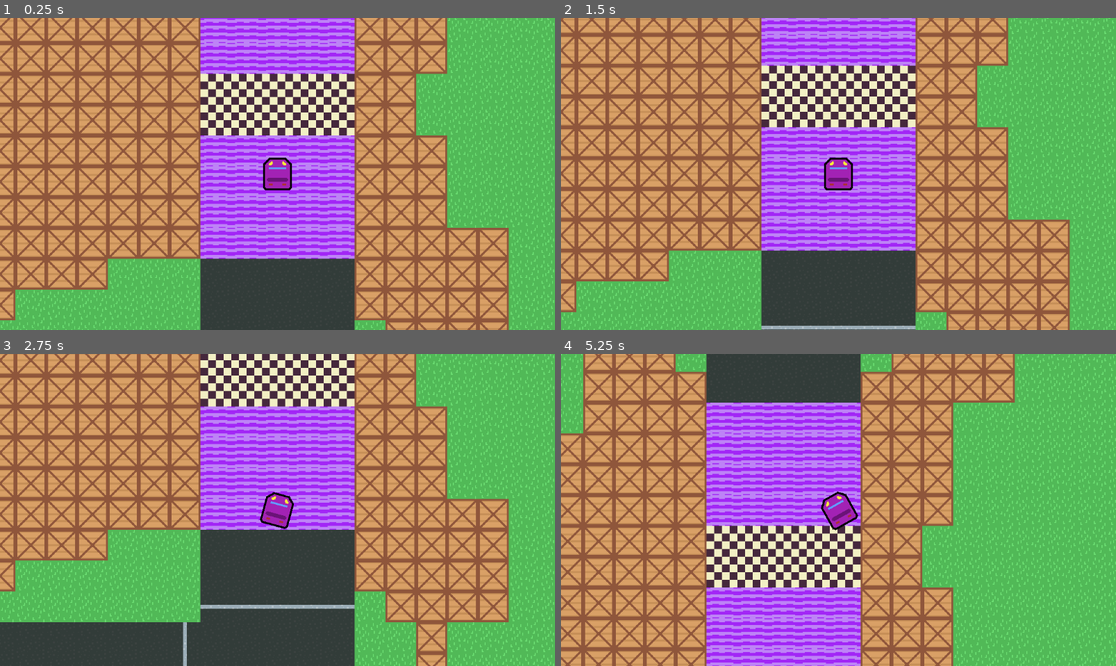
Above: before the commit, frames 1-4 (two rows, left to right).
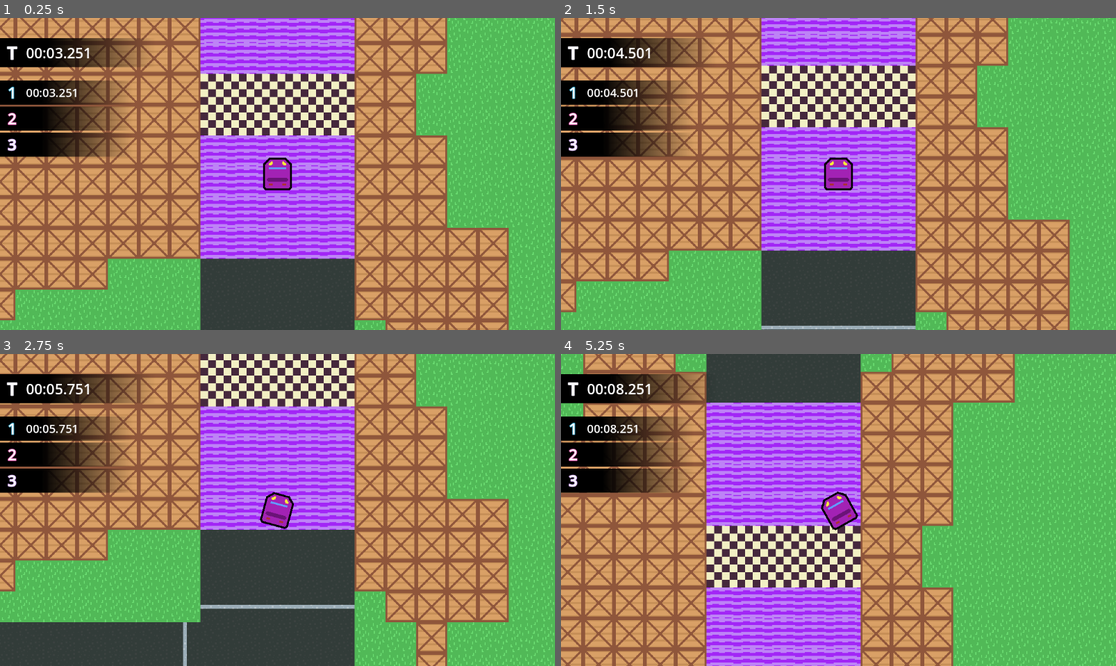
Above: after the commit, the same moments.

Repository: NicoheroesDX/tracer
Game: Godot game, scene res://src/track/Track.tscn
Two runs of this game, one before a commit and one after it. Both use one fixed random seed, a clock stepped at 60 frames per second and the inputs below.
Inputs:
- Up to frame 1 (0.25 s): no input
- Up to frame 2 (1.5 s): hold D (car_steer_right) 0.53-1.28 s; tap Enter at 1.25 s; hold S (car_reverse) from 1.28 s (still down)
- Up to frame 3 (2.75 s): release S (car_reverse) at 2.03 s; hold D (car_steer_right) from 2.03 s (still down)
- Up to frame 4 (5.25 s): release D (car_steer_right) at 2.78 s; hold W (car_accelerate) 2.78-3.53 s; hold A (car_steer_left) 3.53-5.03 s; hold S (car_reverse) from 5.03 s (still down)

The runs differ from the first frame. In frame 1, 7.4% of the frame differs, in the area x 0-26%, y 6-45%; in frame 2, 7.4%; in frame 3, 7.4%; in frame 4, 7.5%.

Commit message:
Added time tracking

Diff:
--- /dev/null
+++ b/src/gui/driving/DrivingInterface.tscn
@@ -0,0 +1,183 @@
+[gd_scene load_steps=4 format=3 uid="uid://cquisj7vtrreh"]
+
+[ext_resource type="Script" uid="uid://by1rr6kulop7p" path="res://src/gui/driving/drivingInterface.gd" id="1_inayc"]
+
+[sub_resource type="Gradient" id="Gradient_47t6m"]
+offsets = PackedFloat32Array(0.285124, 0.92562)
+colors = PackedColorArray(0, 0, 0, 1, 0, 0, 0, 0)
+
+[sub_resource type="GradientTexture1D" id="GradientTexture1D_inayc"]
+gradient = SubResource("Gradient_47t6m")
+
+[node name="DrivingInterface" type="CanvasLayer"]
+script = ExtResource("1_inayc")
+
+[node name="Grid" type="GridContainer" parent="."]
+anchors_preset = 8
+anchor_left = 0.5
+anchor_top = 0.5
+anchor_right = 0.5
+anchor_bottom = 0.5
+offset_left = -576.0
+offset_top = -282.0
+offset_right = 576.0
+offset_bottom = 282.0
+grow_horizontal = 2
+grow_vertical = 2
+size_flags_horizontal = 4
+columns = 2
+
+[node name="TopLeft" type="VBoxContainer" parent="Grid"]
+custom_minimum_size = Vector2(500, 280)
+layout_mode = 2
+size_flags_horizontal = 0
+
+[node name="TimeContainer" type="CenterContainer" parent="Grid/TopLeft"]
+unique_name_in_owner = true
+layout_mode = 2
+size_flags_horizontal = 0
+
+[node name="TimeMargin" type="MarginContainer" parent="Grid/TopLeft/TimeContainer"]
+layout_mode = 2
+theme_override_constants/margin_top = 0
+theme_override_constants/margin_bottom = 24
+
+[node name="TimeRect" type="TextureRect" parent="Grid/TopLeft/TimeContainer/TimeMargin"]
+custom_minimum_size = Vector2(350, 60)
+layout_mode = 2
+texture = SubResource("GradientTexture1D_inayc")
+
+[node name="TimeInformation" type="HBoxContainer" parent="Grid/TopLeft/TimeContainer/TimeMargin/TimeRect"]
+custom_minimum_size = Vector2(0, 60)
+layout_mode = 0
+offset_right = 262.0
+offset_bottom = 60.0
+
+[node name="TimeT" type="Label" parent="Grid/TopLeft/TimeContainer/TimeMargin/TimeRect/TimeInformation"]
+custom_minimum_size = Vector2(50, 0)
+layout_mode = 2
+theme_override_colors/font_outline_color = Color(0.911531, 0.901298, 0.943314, 1)
+theme_override_constants/paragraph_spacing = 0
+theme_override_constants/outline_size = 5
+theme_override_font_sizes/font_size = 36
+text = "T"
+horizontal_alignment = 1
+vertical_alignment = 1
+
+[node name="TimeCount" type="Label" parent="Grid/TopLeft/TimeContainer/TimeMargin/TimeRect/TimeInformation"]
+unique_name_in_owner = true
+layout_mode = 2
+theme_override_font_sizes/font_size = 30
+text = "0:00.000"
+vertical_alignment = 1
+
+[node name="Lap1Container" type="CenterContainer" parent="Grid/TopLeft"]
+unique_name_in_owner = true
+layout_mode = 2
+size_flags_horizontal = 0
+
+[node name="Lap1Rect" type="TextureRect" parent="Grid/TopLeft/Lap1Container"]
+custom_minimum_size = Vector2(300, 50)
+layout_mode = 2
+texture = SubResource("GradientTexture1D_inayc")
+
+[node name="Lap1Information" type="HBoxContainer" parent="Grid/TopLeft/Lap1Container/Lap1Rect"]
+custom_minimum_size = Vector2(0, 50)
+layout_mode = 0
+offset_right = 40.0
+offset_bottom = 40.0
+
+[node name="LapCount" type="Label" parent="Grid/TopLeft/Lap1Container/Lap1Rect/Lap1Information"]
+custom_minimum_size = Vector2(50, 0)
+layout_mode = 2
+theme_override_colors/font_outline_color = Color(0.152941, 0.619608, 0.776471, 1)
+theme_override_constants/paragraph_spacing = 0
+theme_override_constants/outline_size = 5
+theme_override_font_sizes/font_size = 32
+text = "1"
+horizontal_alignment = 1
+
+[node name="Lap1Time" type="Label" parent="Grid/TopLeft/Lap1Container/Lap1Rect/Lap1Information"]
+unique_name_in_owner = true
+layout_mode = 2
+theme_override_font_sizes/font_size = 24
+text = "0:00.000"
+vertical_alignment = 1
+
+[node name="Lap2Container" type="CenterContainer" parent="Grid/TopLeft"]
+unique_name_in_owner = true
+layout_mode = 2
+size_flags_horizontal = 0
+
+[node name="Lap2Rect" type="TextureRect" parent="Grid/TopLeft/Lap2Container"]
+custom_minimum_size = Vector2(300, 50)
+layout_mode = 2
+texture = SubResource("GradientTexture1D_inayc")
+
+[node name="Lap2Information" type="HBoxContainer" parent="Grid/TopLeft/Lap2Container/Lap2Rect"]
+custom_minimum_size = Vector2(0, 50)
+layout_mode = 0
+offset_right = 40.0
+offset_bottom = 40.0
+
+[node name="LapCount" type="Label" parent="Grid/TopLeft/Lap2Container/Lap2Rect/Lap2Information"]
+custom_minimum_size = Vector2(50, 0)
+layout_mode = 2
+theme_override_colors/font_outline_color = Color(0.862248, 0.340775, 0.668064, 1)
+theme_override_constants/paragraph_spacing = 0
+theme_override_constants/outline_size = 5
+theme_override_font_sizes/font_size = 32
+text = "2"
+horizontal_alignment = 1
+
+[node name="Lap2Time" type="Label" parent="Grid/TopLeft/Lap2Container/Lap2Rect/Lap2Information"]
+unique_name_in_owner = true
+layout_mode = 2
+theme_override_font_sizes/font_size = 24
+text = "0:00.000"
+vertical_alignment = 1
+
+[node name="Lap3Container" type="CenterContainer" parent="Grid/TopLeft"]
+unique_name_in_owner = true
+layout_mode = 2
+size_flags_horizontal = 0
+
+[node name="Lap3Rect" type="TextureRect" parent="Grid/TopLeft/Lap3Container"]
+custom_minimum_size = Vector2(300, 50)
+layout_mode = 2
+texture = SubResource("GradientTexture1D_inayc")
+
+[node name="Lap3Information" type="HBoxContainer" parent="Grid/TopLeft/Lap3Container/Lap3Rect"]
+custom_minimum_size = Vector2(0, 50)
+layout_mode = 0
+offset_right = 40.0
+offset_bottom = 40.0
+
+[node name="LapCount" type="Label" parent="Grid/TopLeft/Lap3Container/Lap3Rect/Lap3Information"]
+custom_minimum_size = Vector2(50, 0)
+layout_mode = 2
+theme_override_colors/font_outline_color = Color(0.80156, 0.643529, 0.938177, 1)
+theme_override_constants/paragraph_spacing = 0
+theme_override_constants/outline_size = 5
+theme_override_font_sizes/font_size = 32
+text = "3"
+horizontal_alignment = 1
+
+[node name="Lap3Time" type="Label" parent="Grid/TopLeft/Lap3Container/Lap3Rect/Lap3Information"]
+unique_name_in_owner = true
+layout_mode = 2
+theme_override_font_sizes/font_size = 24
+text = "0:00.000"
+vertical_alignment = 1
+
+[node name="TopRight" type="VBoxContainer" parent="Grid"]
+custom_minimum_size = Vector2(648, 280)
+layout_mode = 2
+
+[node name="BottomLeft" type="VBoxContainer" parent="Grid"]
+custom_minimum_size = Vector2(100, 280)
+layout_mode = 2
+
+[node name="BottomRight" type="VBoxContainer" parent="Grid"]
+custom_minimum_size = Vector2(648, 280)
+layout_mode = 2
--- /dev/null
+++ b/src/gui/driving/drivingInterface.gd
@@ -0,0 +1,63 @@
+class_name DrivingInterface;
+extends CanvasLayer;
+
+@onready var race_time: Label = %TimeCount;
+
+@onready var lap_1_time: Label = %Lap1Time;
+@onready var lap_2_time: Label = %Lap2Time;
+@onready var lap_3_time: Label = %Lap3Time;
+
+var is_race_frozen: bool = false;
+
+var is_lap_1_frozen: bool = false;
+var is_lap_2_frozen: bool = false;
+var is_lap_3_frozen: bool = false;
+
+func _ready() -> void:
+	lap_2_time.hide();
+	lap_3_time.hide();
+
+func update_race_time(text: String):
+	if not is_race_frozen:
+		race_time.text = text;
+
+func freeze_race_time(text: String):
+	is_race_frozen = true;
+
+func display_time(lap: int):
+	match (lap):
+		1:
+			lap_1_time.show();
+		2:
+			lap_2_time.show();
+		3:
+			lap_3_time.show();
+
+func update_time(lap: int, text: String):
+	match (lap):
+		1:
+			if not is_lap_1_frozen:
+				lap_1_time.text = text;
+		2:
+			if not is_lap_2_frozen:
+				lap_2_time.text = text;
+		3:
+			if not is_lap_3_frozen:
+				lap_3_time.text = text;
+
+func freeze_time(lap: int, text: String):
+	update_time(lap, text);
+	match (lap):
+		1:
+			is_lap_1_frozen = true;
+		2:
+			is_lap_2_frozen = true;
+		3:
+			is_lap_3_frozen = true;
+
+static func format_time(msec: int):
+	var minutes = msec / 60000
+	var seconds = (msec / 1000) % 60
+	var milliseconds = msec % 1000
+
+	return "%02d:%02d.%03d" % [minutes, seconds, milliseconds]
--- a/src/track/Track.tscn
+++ b/src/track/Track.tscn
@@ -6,6 +6,7 @@
 [ext_resource type="PackedScene" uid="uid://dn57rhp5dkkt8" path="res://src/track/mechanics/Checkpoint.tscn" id="4_eqjh1"]
 [ext_resource type="PackedScene" uid="uid://cp4j67ajkpxq6" path="res://src/car/trail/BoostArea.tscn" id="5_n2lqg"]
 [ext_resource type="PackedScene" uid="uid://dxf28h17xo3sj" path="res://src/car/Car.tscn" id="5_ydi2n"]
+[ext_resource type="PackedScene" uid="uid://cquisj7vtrreh" path="res://src/gui/driving/DrivingInterface.tscn" id="7_3twuj"]
 
 [sub_resource type="RectangleShape2D" id="RectangleShape2D_4g5kh"]
 size = Vector2(21, 366)
@@ -68,6 +69,8 @@
 z_index = 10
 position = Vector2(112, -24)
 
+[node name="DrivingInterface" parent="." instance=ExtResource("7_3twuj")]
+
 [connection signal="body_entered" from="ChargeZone" to="." method="_on_charge_zone_body_entered"]
 [connection signal="body_exited" from="ChargeZone" to="." method="_on_charge_zone_body_exited"]
 
--- a/src/track/track.gd
+++ b/src/track/track.gd
@@ -10,7 +10,13 @@
 @onready var trail_second: Trail = Trail.new();
 @onready var trail_boost_area: BoostArea = $BoostArea;
 
+@onready var gui: DrivingInterface = $DrivingInterface;
+
+var is_race_over: bool = false
+
 var current_lap: int = 1;
+var current_lap_start_msec: int = -1;
+var lap_times: Array[int] = [0, 0, 0]
 
 var checkpoint_amount = 0;
 var checkpoints_crossed = 0;
@@ -34,6 +40,7 @@
 
 func _process(delta: float) -> void:
 	update_camera_position();
+	update_lap_time();
 
 func _physics_process(delta: float) -> void:
 	player.is_in_boost_area = false;
@@ -43,6 +50,16 @@
 			if (body.get_groups().has("player")):
 				player.is_in_boost_area = true;
 
+func update_lap_time() -> void:
+	if not is_race_over:
+		var current_time_msec = Time.get_ticks_msec();
+		set_current_lap_time(current_time_msec - current_lap_start_msec);
+		gui.update_race_time(DrivingInterface.format_time(get_race_time()));
+		gui.update_time(current_lap, DrivingInterface.format_time(get_current_lap_time()));
+
+func start_race() -> void:
+	current_lap_start_msec = Time.get_ticks_msec();
+
 func reset_all_checkpoints():
 	checkpoints_crossed = 0;
 	for checkpoint in checkpoint_list.get_children():
@@ -50,6 +67,15 @@
 
 func update_camera_position():
 	player_camera.global_position = player.global_position;
+
+func get_race_time() -> int:
+	return lap_times[0] + lap_times[1] + lap_times[2];
+
+func get_current_lap_time():
+	return lap_times[current_lap-1];
+
+func set_current_lap_time(msec: int):
+	lap_times[current_lap-1] = msec;
 
 func on_player_crossed_checkpoint():
 	checkpoints_crossed += 1;
@@ -59,19 +85,26 @@
 		on_player_lap_finished();
 
 func on_player_lap_finished():
+	gui.freeze_time(current_lap, DrivingInterface.format_time(get_current_lap_time()));
+
 	match (current_lap):
 		1:
 			reset_all_checkpoints();
+			gui.display_time(2);
 		2:
 			reset_all_checkpoints();
 			trail_boost_area.generate_booster(trail_first, trail_second);
+			gui.display_time(3);
 		3:
 			on_player_race_finished();
 
-	current_lap += 1;
-	print("You are now on Lap: " + str(current_lap));
+	if (current_lap < 3):
+		current_lap_start_msec = Time.get_ticks_msec();
+		current_lap += 1;
+		print("You are now on Lap: " + str(current_lap));
 
 func on_player_race_finished():
+	is_race_over = true;
 	print("You won!");
 
 func _on_charge_zone_body_entered(body: Node2D) -> void:
Not shown, added: src/gui/driving/drivingInterface.gd.uid
Not shown: 1 places in src/track/Track.tscn that only renumber resources
